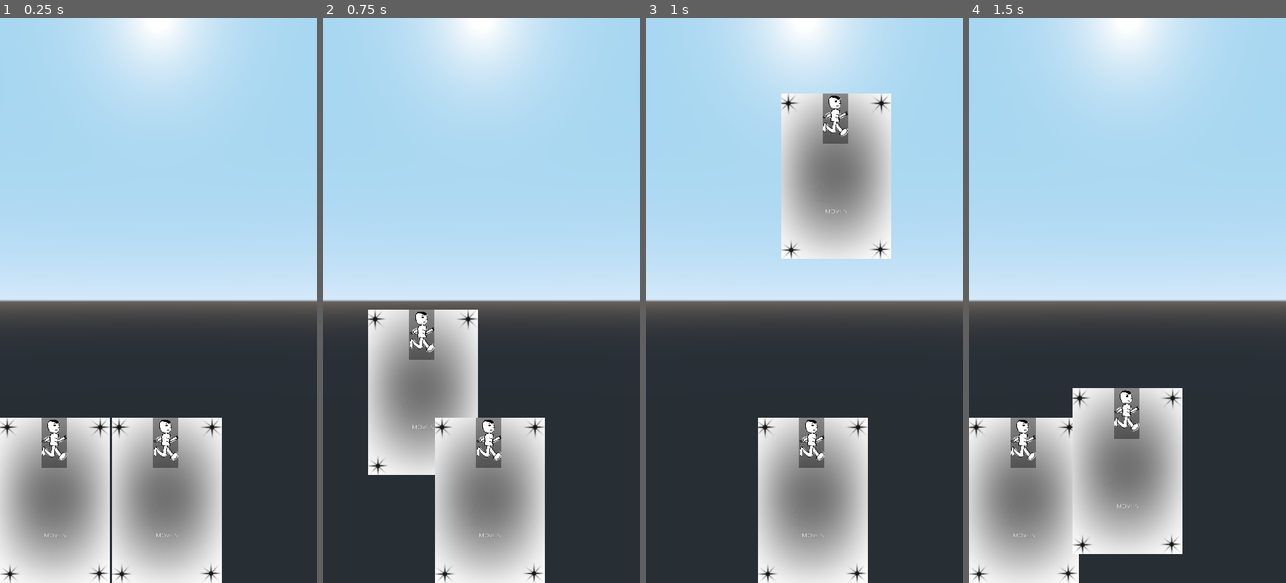
Above: before the commit, frames 1-4 (left to right).
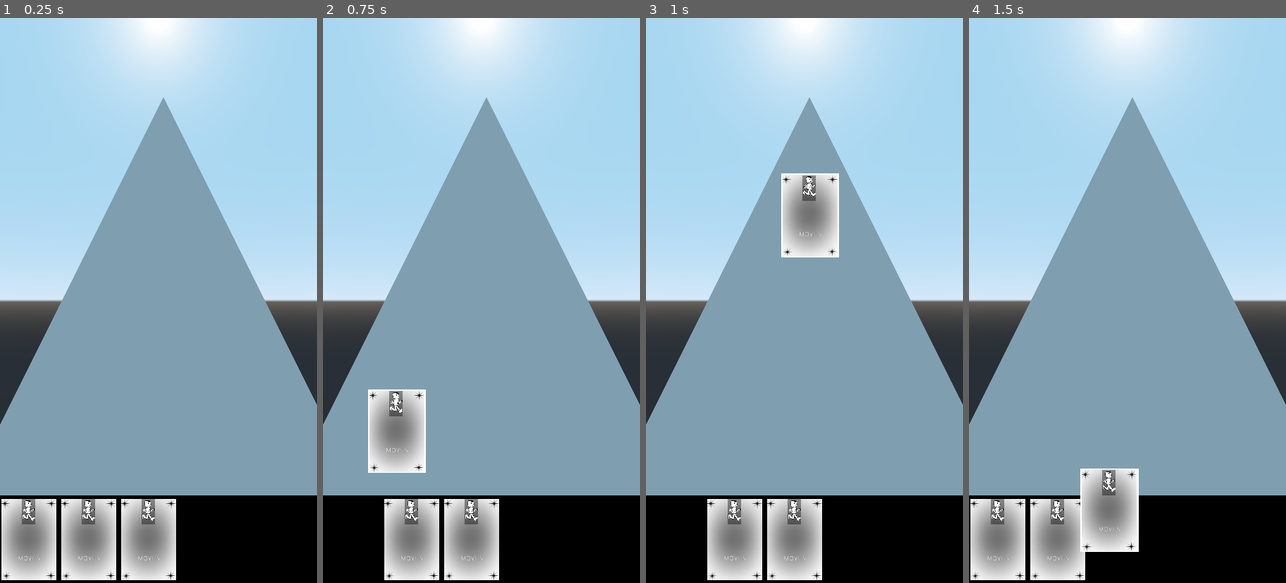
Above: after the commit, the same moments.

Repository: richardbonneau/space-rogue
Game: Godot game, scene res://Scenes/Main.tscn
Two runs of this game, one before a commit and one after it. Both use one fixed random seed, a clock stepped at 60 frames per second and the inputs below.
Inputs (mouse positions are in pixels of both pictures, inside the frame that each line leads up to):
- Up to frame 1 (0.25 s): no input
- Up to frame 2 (0.75 s): tap Enter at 0.5 s; drag from (376, 498) to (513, 176) at 0.52 s
- Up to frame 3 (1 s): no input
- Up to frame 4 (1.5 s): drag from (1137, 498) to (1111, 413) at 1.27 s

The runs differ from the first frame. In frame 1, 55% of the frame differs, in the area x 0-100%, y 14-100%; in frame 2, 56%; in frame 3, 60%, in the area x 0-100%, y 13-100%; in frame 4, 55%.

Commit message:
still working on the deck

Diff:
--- a/Scripts/Card.gd
+++ b/Deck/Card.gd
@@ -1,4 +1,4 @@
-extends TextureRect
+extends ColorRect
 
 var drag_position = null
 var position_before_drag = null
@@ -10,13 +10,21 @@
 
 func _on_Card_gui_input(event):
 	if event is InputEventMouseButton and event.button_index == BUTTON_LEFT:
-		print("click event")
 		if event.pressed:
+			print("pressed")
 			drag_position = get_global_mouse_position() - rect_global_position
+			get_owner().held_object = self
 		else:
 			drag_position = null
 			self.rect_position = position_before_drag
 
 	if event is InputEventMouseMotion and drag_position:
-		print("motion event")
 		rect_global_position = get_global_mouse_position() - drag_position
+
+
+func _on_Card_mouse_entered():
+	self.color = "fff"
+
+
+func _on_Card_mouse_exited():
+	self.color = "000"
--- /dev/null
+++ b/Deck/Card.tscn
@@ -0,0 +1,53 @@
+[gd_scene load_steps=4 format=2]
+
+[ext_resource path="res://Sprites/mockcard.png" type="Texture" id=1]
+[ext_resource path="res://Sprites/stan2.png" type="Texture" id=2]
+[ext_resource path="res://Deck/Card.gd" type="Script" id=3]
+
+[node name="Card" type="ColorRect"]
+margin_right = 125.0
+margin_bottom = 182.5
+rect_min_size = Vector2( 132, 190 )
+color = Color( 0, 0, 0, 1 )
+script = ExtResource( 3 )
+__meta__ = {
+"_edit_use_anchors_": false
+}
+
+[node name="CardFrame" type="TextureRect" parent="."]
+margin_left = 3.36357
+margin_top = 2.52266
+margin_right = 128.364
+margin_bottom = 187.523
+rect_min_size = Vector2( 125, 182.5 )
+texture = ExtResource( 1 )
+expand = true
+__meta__ = {
+"_edit_use_anchors_": false
+}
+
+[node name="AbilityImage" type="TextureRect" parent="."]
+anchor_left = 0.375
+anchor_top = 0.02
+anchor_right = 0.605
+anchor_bottom = 0.325
+margin_left = -1.52588e-05
+margin_top = -0.0159659
+margin_bottom = -0.0159683
+texture = ExtResource( 2 )
+expand = true
+
+[node name="Label" type="Label" parent="."]
+anchor_top = 0.697
+anchor_right = 1.0
+anchor_bottom = 1.0
+margin_top = -0.200012
+text = "Move 5"
+align = 1
+uppercase = true
+__meta__ = {
+"_edit_use_anchors_": false
+}
+[connection signal="gui_input" from="." to="." method="_on_Card_gui_input"]
+[connection signal="mouse_entered" from="." to="." method="_on_Card_mouse_entered"]
+[connection signal="mouse_exited" from="." to="." method="_on_Card_mouse_exited"]
--- /dev/null
+++ b/Main.gd
@@ -0,0 +1,14 @@
+extends Node
+
+var held_object = null
+
+
+
+
+
+
+func _on_Deck_mouse_exited():
+	print("leaving deck",held_object)
+	if held_object:
+
+		held_object.color = "#43ce03"
--- a/Scenes/Card.tscn
+++ /dev/null
@@ -1,34 +0,0 @@
-[gd_scene load_steps=4 format=2]
-
-[ext_resource path="res://Sprites/mockcard.png" type="Texture" id=1]
-[ext_resource path="res://Sprites/stan2.png" type="Texture" id=2]
-[ext_resource path="res://Scripts/Card.gd" type="Script" id=3]
-
-[node name="Card" type="TextureRect"]
-margin_right = 250.0
-margin_bottom = 375.0
-rect_min_size = Vector2( 250, 375 )
-texture = ExtResource( 1 )
-expand = true
-script = ExtResource( 3 )
-__meta__ = {
-"_edit_use_anchors_": false
-}
-
-[node name="AbilityImage" type="TextureRect" parent="."]
-anchor_left = 0.375
-anchor_right = 0.605
-anchor_bottom = 0.305
-margin_left = -1.52588e-05
-texture = ExtResource( 2 )
-expand = true
-
-[node name="Label" type="Label" parent="."]
-anchor_top = 0.697
-anchor_right = 1.0
-anchor_bottom = 1.0
-margin_top = -0.200012
-text = "Move 5"
-align = 1
-uppercase = true
-[connection signal="gui_input" from="." to="." method="_on_Card_gui_input"]
--- /dev/null
+++ b/Scenes/Deck.gd
@@ -0,0 +1,12 @@
+extends HBoxContainer
+
+
+
+func _ready():
+	fanCards()
+
+func fanCards():
+	for card in self.get_children():
+		print(card.get_size())
+		card.set_size(Vector2(100,100))
+		print(card.get_size())
--- a/Scenes/Main.tscn
+++ b/Scenes/Main.tscn
@@ -1,8 +1,11 @@
-[gd_scene load_steps=4 format=2]
+[gd_scene load_steps=6 format=2]
 
-[ext_resource path="res://Scripts/Main.gd" type="Script" id=1]
-[ext_resource path="res://Scenes/Card.tscn" type="PackedScene" id=2]
+[ext_resource path="res://Main.gd" type="Script" id=1]
+[ext_resource path="res://Deck/Card.tscn" type="PackedScene" id=2]
 [ext_resource path="res://Scenes/GameBoard.tscn" type="PackedScene" id=3]
+[ext_resource path="res://Scenes/Deck.gd" type="Script" id=4]
+
+[sub_resource type="PrismMesh" id=1]
 
 [node name="Main" type="Node"]
 script = ExtResource( 1 )
@@ -11,17 +14,48 @@
 
 [node name="Camera" type="Camera" parent="GameBoard"]
 
-[node name="Deck" type="HBoxContainer" parent="."]
-anchor_top = 1.0
+[node name="MeshInstance" type="MeshInstance" parent="GameBoard"]
+transform = Transform( 1, 0, 0, 0, 1, 0, 0, 0, 1, 0.0238879, 0, -2.98312 )
+mesh = SubResource( 1 )
+material/0 = null
+
+[node name="ColorRect" type="ColorRect" parent="."]
+anchor_top = 0.845
 anchor_right = 1.0
 anchor_bottom = 1.0
-margin_top = -375.0
+margin_top = 0.399902
+color = Color( 0, 0, 0, 1 )
 __meta__ = {
 "_edit_use_anchors_": false
 }
 
-[node name="Card" parent="Deck" instance=ExtResource( 2 )]
+[node name="ScrollContainer" type="ScrollContainer" parent="ColorRect"]
+anchor_top = 1.0
+anchor_right = 1.0
+anchor_bottom = 1.0
+margin_top = -194.0
+rect_clip_content = false
+scroll_vertical_enabled = false
+__meta__ = {
+"_edit_use_anchors_": false
+}
 
-[node name="Card2" parent="Deck" instance=ExtResource( 2 )]
-margin_left = 254.0
-margin_right = 504.0
+[node name="Deck" type="HBoxContainer" parent="ColorRect/ScrollContainer"]
+margin_right = 404.0
+margin_bottom = 190.0
+script = ExtResource( 4 )
+
+[node name="Card" parent="ColorRect/ScrollContainer/Deck" instance=ExtResource( 2 )]
+margin_right = 132.0
+margin_bottom = 190.0
+
+[node name="Card2" parent="ColorRect/ScrollContainer/Deck" instance=ExtResource( 2 )]
+margin_left = 136.0
+margin_right = 268.0
+margin_bottom = 190.0
+
+[node name="Card3" parent="ColorRect/ScrollContainer/Deck" instance=ExtResource( 2 )]
+margin_left = 272.0
+margin_right = 404.0
+margin_bottom = 190.0
+[connection signal="mouse_exited" from="ColorRect" to="." method="_on_Deck_mouse_exited"]
--- a/Scripts/Deck.gd
+++ /dev/null
@@ -1,6 +0,0 @@
-extends Node
-
-
-
-func _ready():
-	pass # Replace with function body.
--- a/Scripts/Main.gd
+++ /dev/null
@@ -1,11 +0,0 @@
-extends Node
-
-
-# Declare member variables here. Examples:
-# var a = 2
-# var b = "text"
-var held_object = null
-
-# Called when the node enters the scene tree for the first time.
-func _ready():
-	pass
